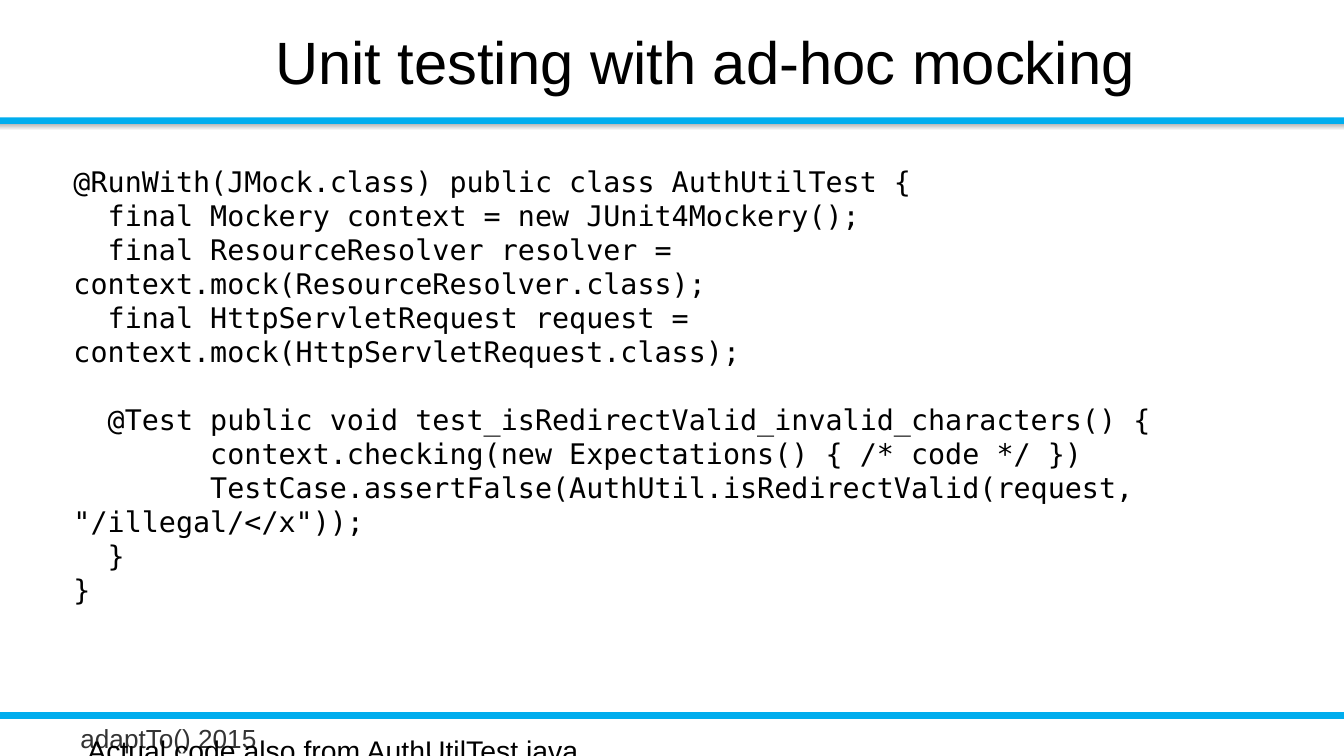
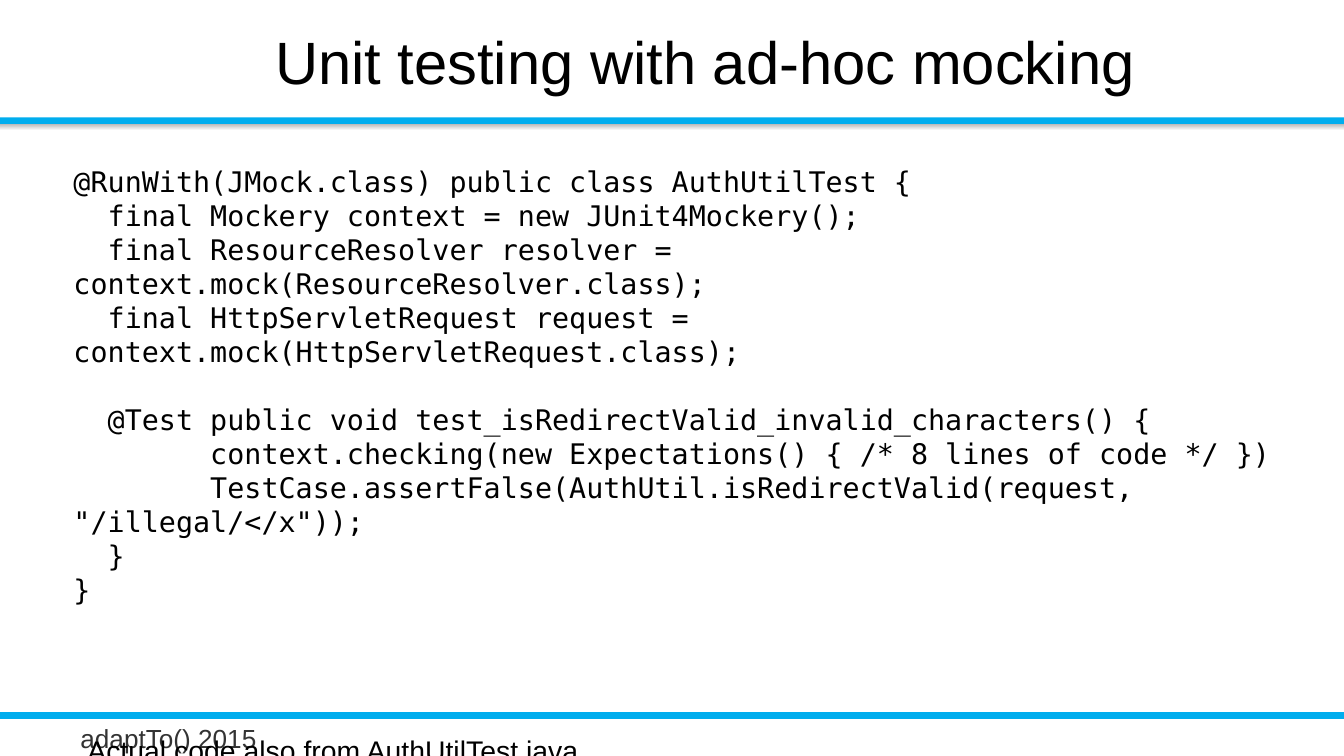
Before and after one commit to rombert/talks, a slide deck: slide 17 of adaptTo2015/How_Do_I_Test_My_Sling_Application-Robert_Munteanu_unedited.odp (slide 19 before the commit). Drawn at 1344x756 pixels with LibreOffice and Linux fonts; fonts in the diff are those of the drawing; background and template pictures are left out. Boxes give left, top, right and bottom in pixels: in the first picture for what was removed or moved away, otherwise in the second. Text is boxed around its words. In the diff, an @@ line names an element or a change of style, - is before the commit and + after.

```diff
--- a/adaptTo2015/How_Do_I_Test_My_Sling_Application-Robert_Munteanu_unedited.odp
+++ b/adaptTo2015/How_Do_I_Test_My_Sling_Application-Robert_Munteanu_unedited.odp
@@ text at (73, 170, 1167, 538): text changed @@
-@RunWith(JMock.class) public class AuthUtilTest {
-final Mockery context = new JUnit4Mockery();
-final ResourceResolver resolver = context.mock(ResourceResolver.class);
-final HttpServletRequest request = context.mock(HttpServletRequest.class);
-@Test public void test_isRedirectValid_invalid_characters() {
-context.checking(new Expectations() { /* code */ })
-TestCase.assertFalse(AuthUtil.isRedirectValid(request, "/illegal/</x"));
-}
-}
+@RunWith(JMock.class) public class AuthUtilTest {
+final Mockery context = new JUnit4Mockery();
+final ResourceResolver resolver = context.mock(ResourceResolver.class);
+final HttpServletRequest request = context.mock(HttpServletRequest.class);
+@Test public void test_isRedirectValid_invalid_characters() {
+context.checking(new Expectations() { /* 8 lines of code */ })
+TestCase.assertFalse(AuthUtil.isRedirectValid(request, "/illegal/</x"));
+}
+}
```
Also in this commit, not shown: 3 other slides changed, 2 slides added, 2 slides removed, 1 other file.
